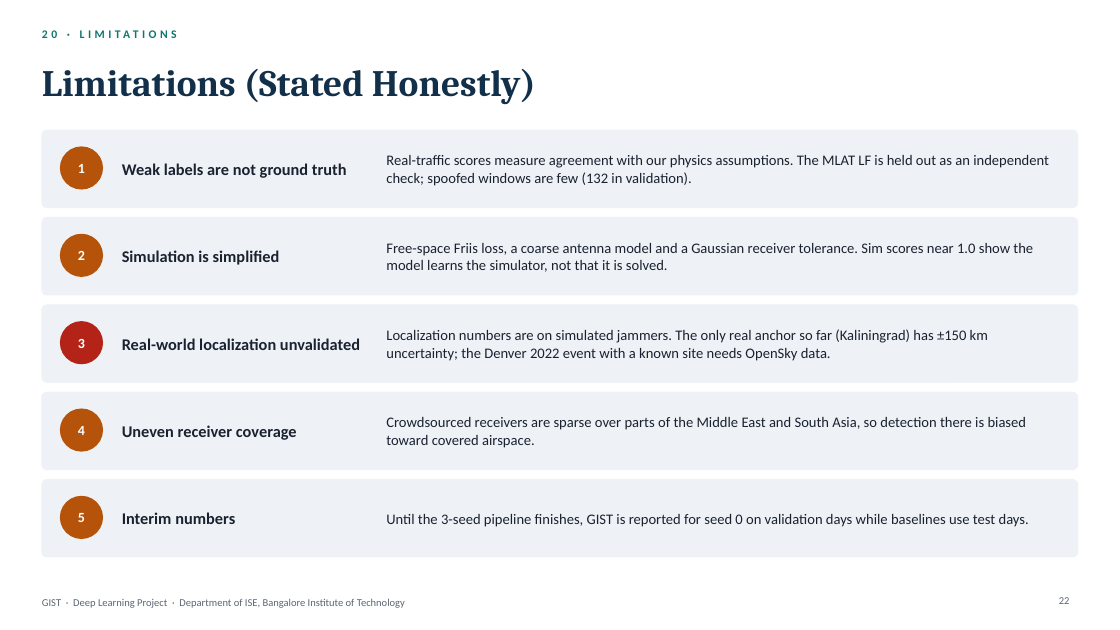
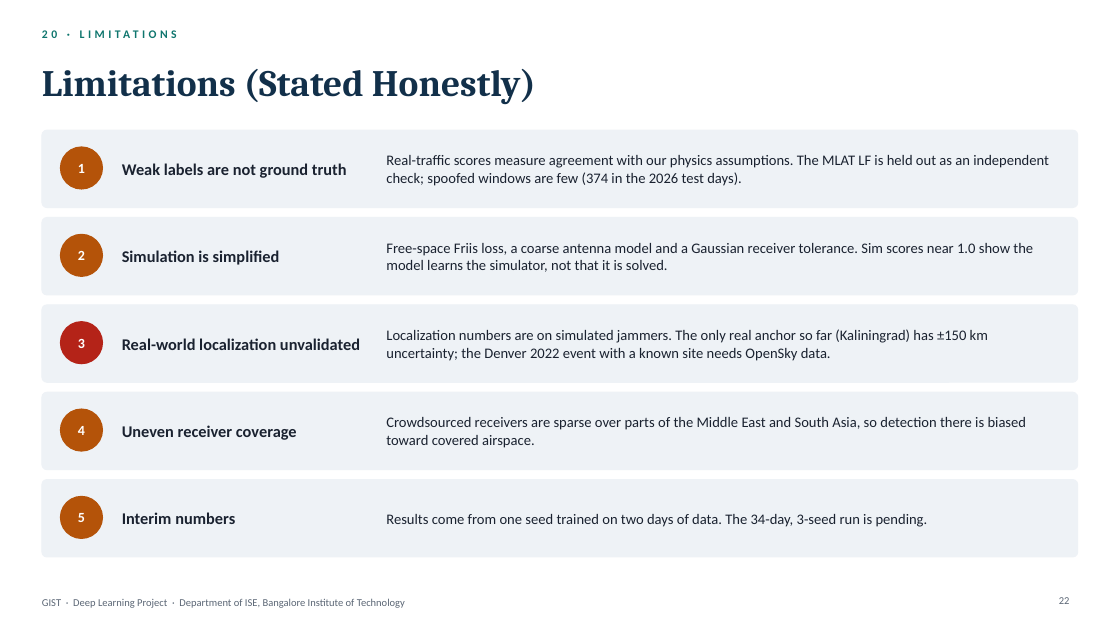
Before and after one commit to mevichitra/gist-gnss-interference, a slide deck: slide 22 of presentation/GIST_DL_Project.pptx. Drawn at 1120x630 pixels with LibreOffice and Linux fonts; fonts in the diff are those of the drawing. Boxes give left, top, right and bottom in pixels: in the first picture for what was removed or moved away, otherwise in the second. Text is boxed around its words. In the diff, an @@ line names an element or a change of style, - is before the commit and + after.

```diff
--- a/presentation/GIST_DL_Project.pptx
+++ b/presentation/GIST_DL_Project.pptx
@@ text at box(386, 155, 1049, 186): text changed @@
-Real-traffic scores measure agreement with our physics assumptions. The MLAT LF is held out as an independent check; spoofed windows are few (132 in validation).
+Real-traffic scores measure agreement with our physics assumptions. The MLAT LF is held out as an independent check; spoofed windows are few (374 in the 2026 test days).
@@ text at box(386, 514, 928, 527): text changed @@
-Until the 3-seed pipeline finishes, GIST is reported for seed 0 on validation days while baselines use test days.
+Results come from one seed trained on two days of data. The 34-day, 3-seed run is pending.
```
Also in this commit, not shown: 6 other slides changed, 8 other files.
